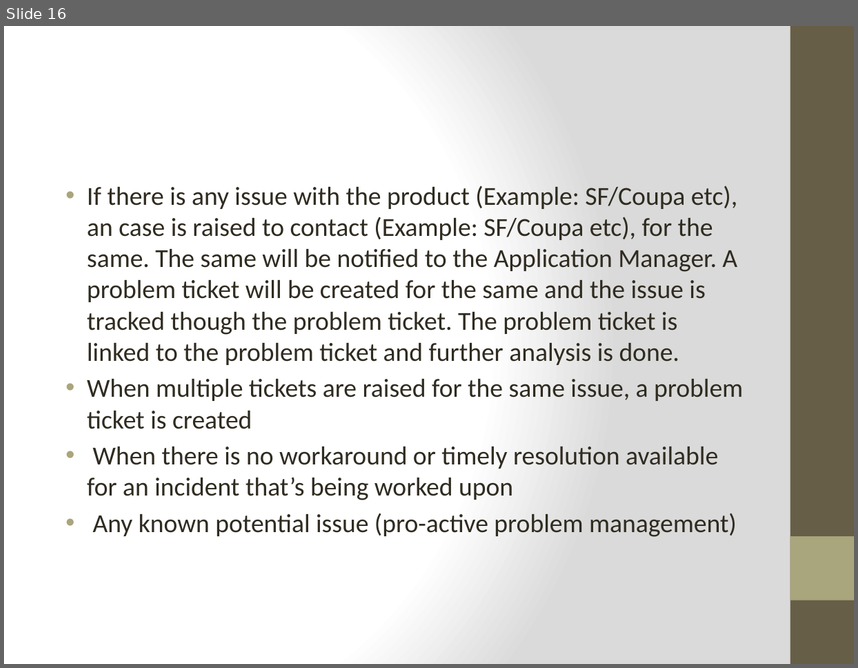
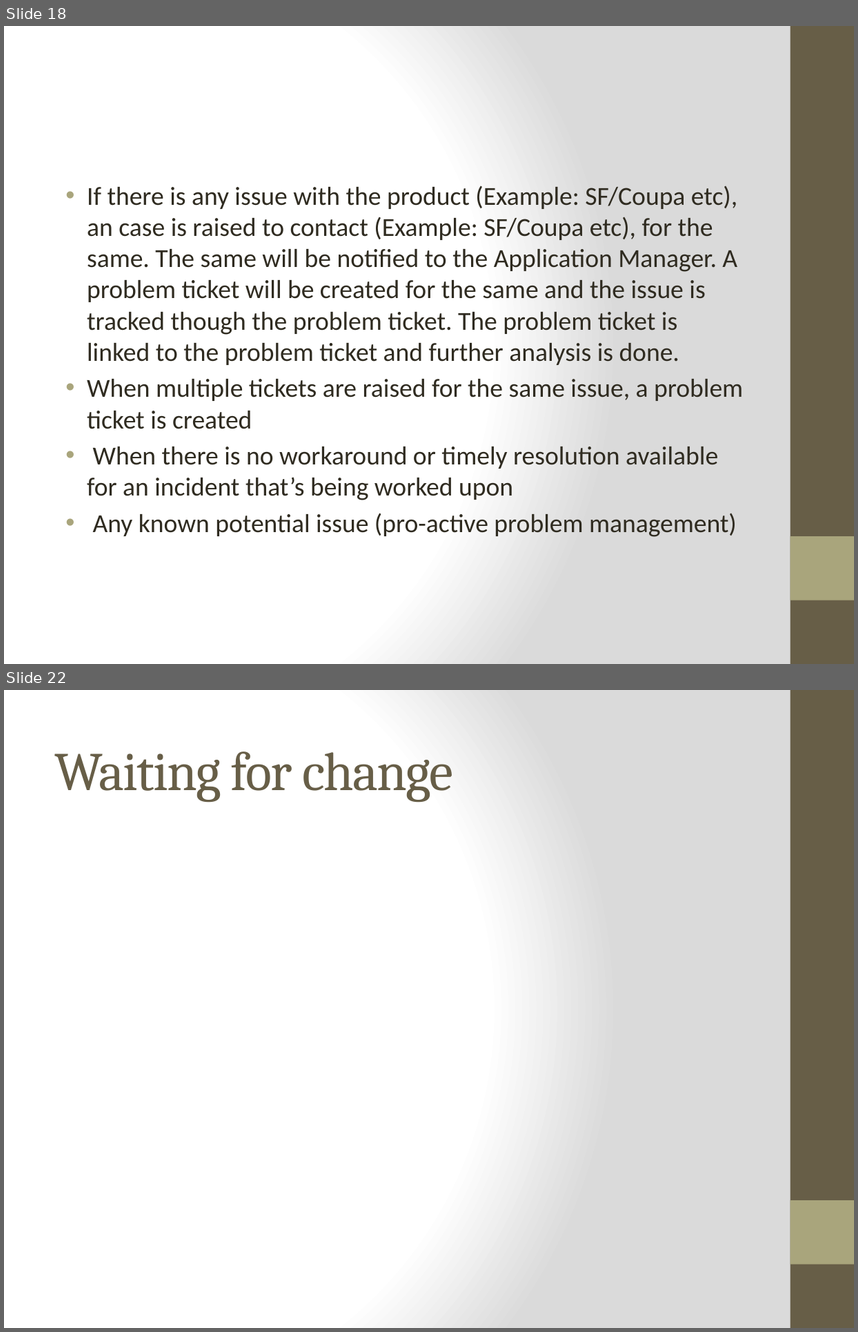
Before and after one commit to Group5LoanApplication/LAp, a slide deck: Incident Management.pptx. Shown one above the other, each under a label of ours: slide 16 before the commit, slides 18 and 22 after it; the slides between them are not shown. The pictures are 858x668 and 858x1332 pixels, drawn with LibreOffice and Linux fonts; fonts in the diff are those of the drawing. Boxes give left, top, right and bottom in pixels: in the first picture for what was removed or moved away, otherwise in the second. Text is boxed around its words. In the diff, an @@ line names an element or a change of style, - is before the commit and + after.

```diff
--- a/Incident Management.pptx
+++ b/Incident Management.pptx
@@ slide 22 added at <box>4,690,854,1328</box>, background gradient #FFFFFF to #DADADA; not listed: 2 template elements that a slide beside it also shows @@
@@ title added at <box>55,751,453,802</box>, 46 pt, text #675E47 @@
+Waiting for change
@@ what was slide 16 is now slide 18 @@
```
Also in this commit, not shown: 9 slides changed, 5 other slides added, 4 slides removed.
